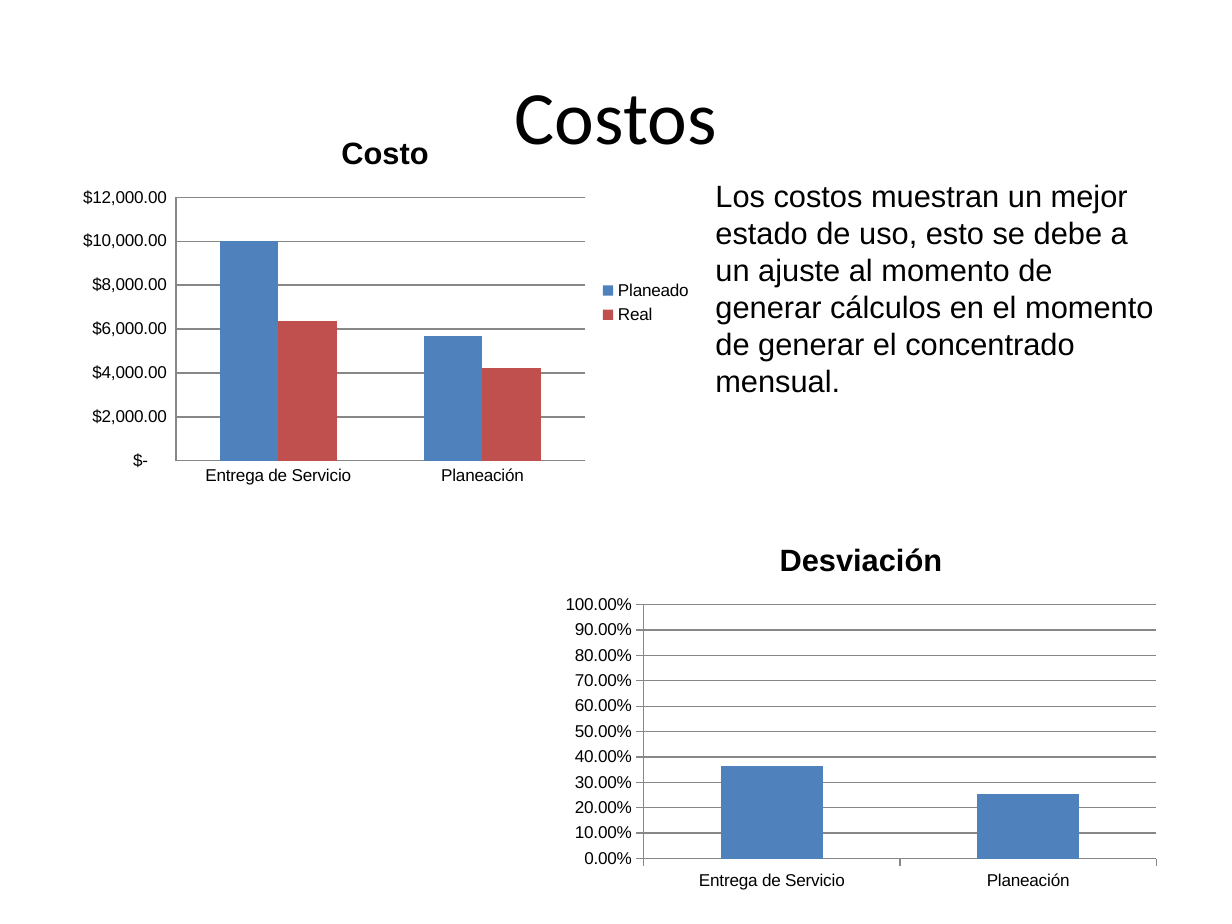
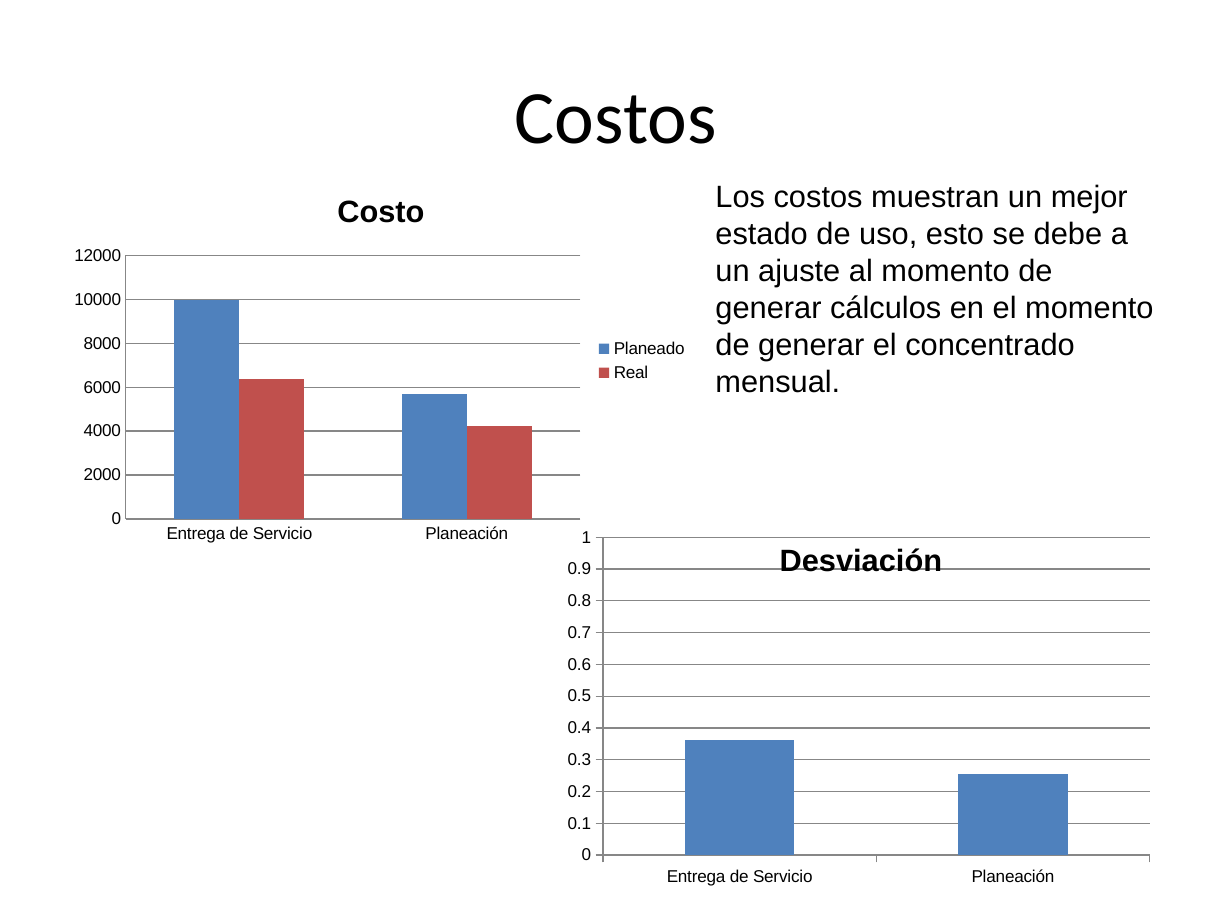
Before and after one commit to jovannyzepeda/qtp, a slide deck: slide 4 of qualtcom/Organizacional/Medicion y Monitoreo/Reporte Monitoreo-150730.pptx. Drawn at 1232x924 pixels with LibreOffice and Linux fonts; fonts in the diff are those of the drawing; background and template pictures are left out. Boxes give left, top, right and bottom in pixels: in the first picture for what was removed or moved away, otherwise in the second. Text is boxed around its words. In the diff, an @@ line names an element or a change of style, - is before the commit and + after.

```diff
--- a/qualtcom/Organizacional/Medicion y Monitoreo/Reporte Monitoreo-150730.pptx
+++ b/qualtcom/Organizacional/Medicion y Monitoreo/Reporte Monitoreo-150730.pptx
@@ column chart at [62,171,700,551] @@
@@ category axis changed @@
@@ value axis changed @@
@@ background changed @@
@@ column chart: place and size @@
-column chart at [65,113,705,493]
+column chart at [62,171,700,551]
@@ column chart at [553,520,1168,897] @@
@@ category axis changed @@
@@ value axis changed @@
@@ background changed @@
@@ plot area changed @@
```
Also in this commit, not shown: 10 other slides changed.
